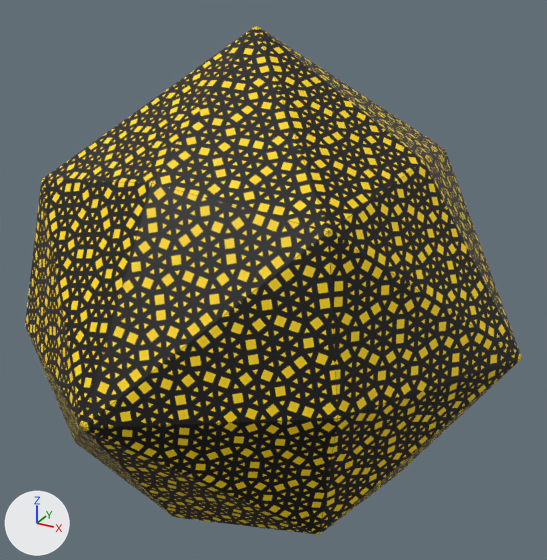
A saved change to the glTF model static/models/disdyakis-dodecahedron.gltf.
Both versions are drawn from a 50 mm lens placed at (7.71, -13.34, 7.16), pointed at (0.22, 0.29, 0.34). Lighting does not change. The marker at lower left points along +X, +Y and +Z.

Names of what the first picture shows: 'Disdyakisdodecahedron'.
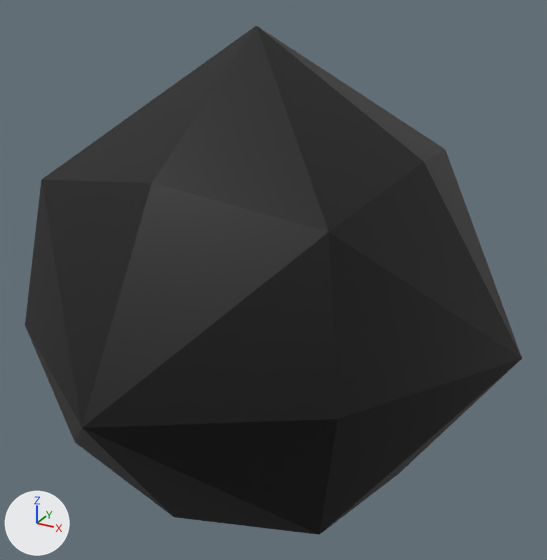
Where the newer file only moved an object's origin or applied its transform, the numbers keep the older frame.

Pixel boxes (x1, y1, x2, y2) of what changed, in the pictures (547 x 560 px):
'Disdyakisdodecahedron', recoloured (yellow to black)
    both: (25, 26, 522, 535)

Edits to the bpy script that builds the scene:
```text
Add img_ffffff_0:
    img_ffffff_0 = load_image('FFFFFF-0', '_unpacked/FFFFFF-0', 1, 1, 'sRGB')
Add mat_material_003:
    mat_material_003 = principled_material('Material.003')
    mat_material_003.texture = img_ffffff_0
Change me_disdyakisdodecahedron:
    where me_disdyakisdodecahedron.from_pydata(...)  # 26 vertices, 48 faces; spans x -5.77..5.77, y -5.77..5.77, z -5.77..5.77
    remove me_disdyakisdodecahedron.materials.append(mat_material_001)  # picture img_disdyakisdodecahedron
    add me_disdyakisdodecahedron.materials.append(mat_material_003)  # picture img_ffffff_0
```
